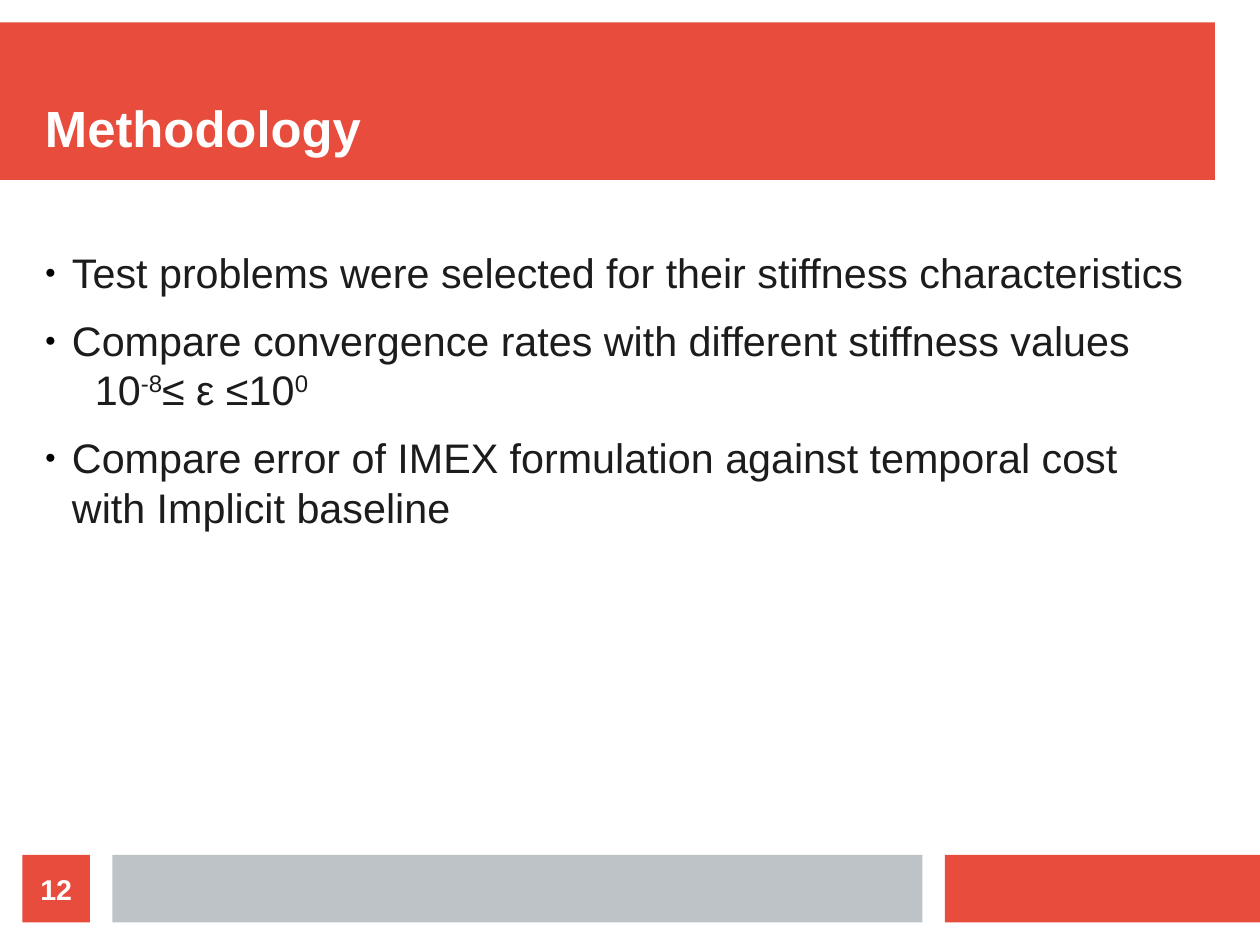
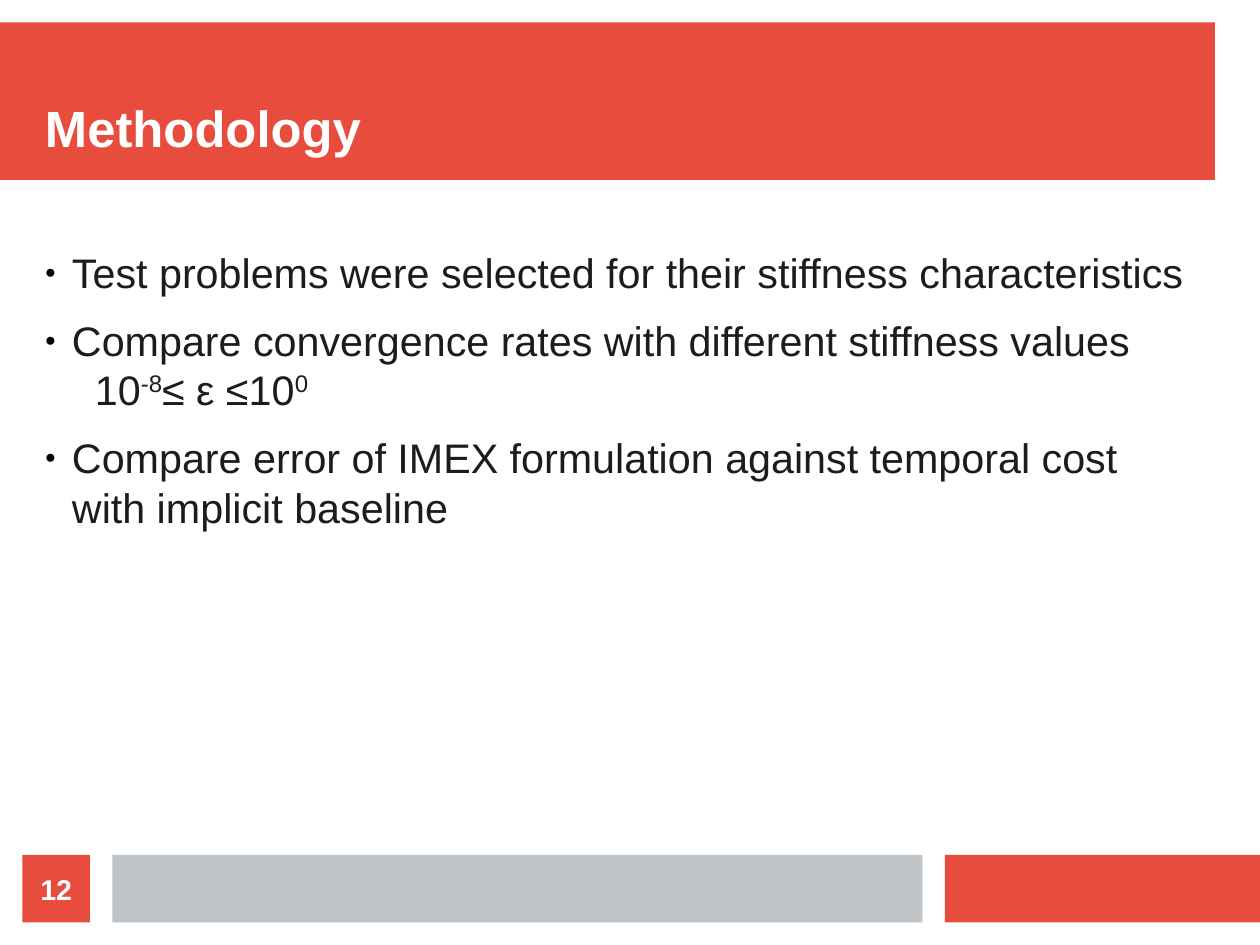
Before and after one commit to AndrewLCarpenter/runge-kutta-test, a slide deck: slide 12 of presentation.odp. Drawn at 1260x945 pixels with LibreOffice and Linux fonts; fonts in the diff are those of the drawing. Boxes give left, top, right and bottom in pixels: in the first picture for what was removed or moved away, otherwise in the second. Text is boxed around its words. In the diff, an @@ line names an element or a change of style, - is before the commit and + after.

```diff
--- a/presentation.odp
+++ b/presentation.odp
@@ text at (72,443,1118,531): text changed @@
-● Compare error of IMEX formulation against temporal cost with Implicit baseline
+● Compare error of IMEX formulation against temporal cost with implicit baseline
```
Also in this commit, not shown: 6 other slides changed, 1 slide added, 1 slide removed, 5 other files.
